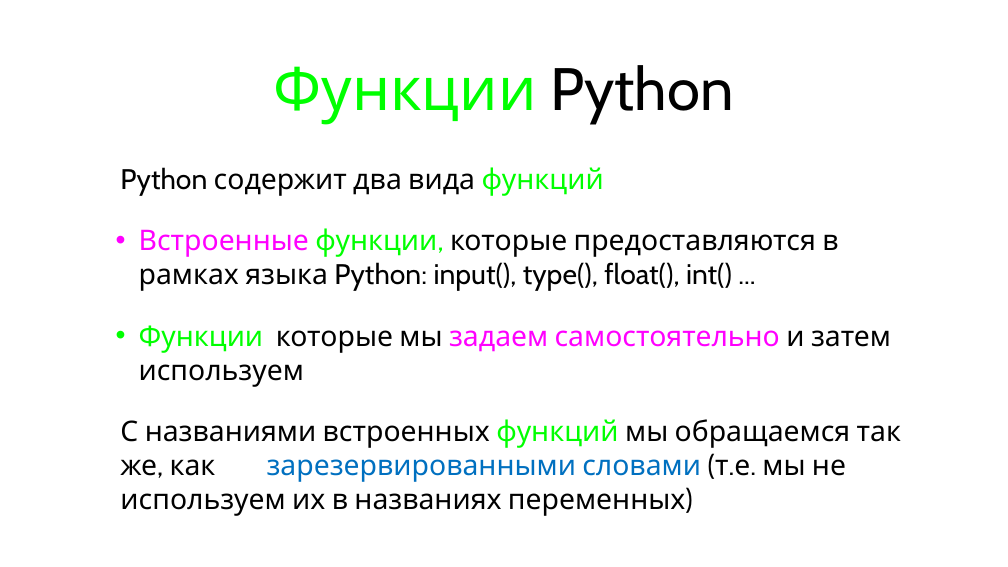
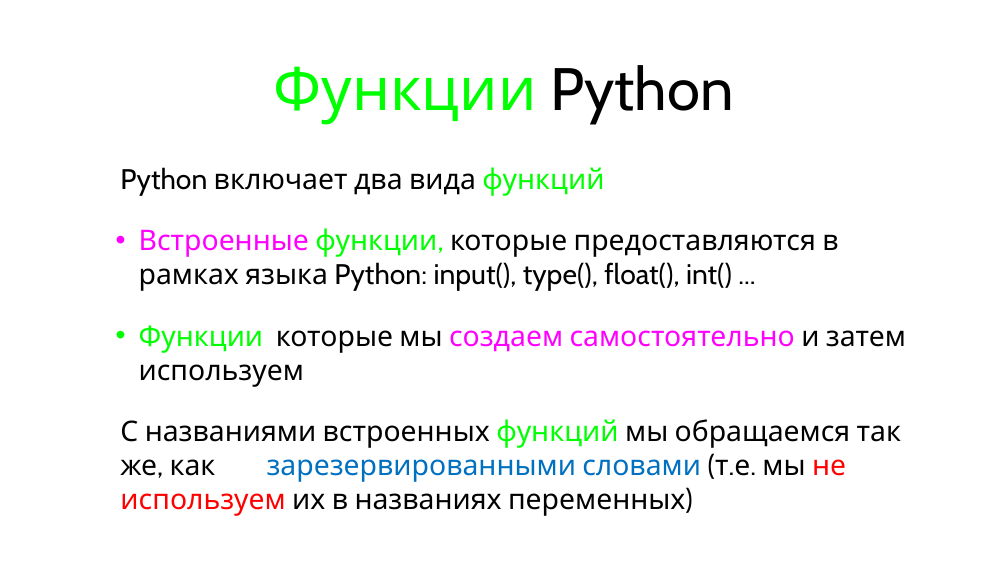
Before and after one commit to maxchv/LearnPython, a slide deck: slide 13 of week04/Functions.pptx (slide 7 before the commit). Drawn at 1008x567 pixels with LibreOffice and Linux fonts; fonts in the diff are those of the drawing. Boxes give left, top, right and bottom in pixels: in the first picture for what was removed or moved away, otherwise in the second. Text is boxed around its words. In the diff, an @@ line names an element or a change of style, - is before the commit and + after.

```diff
--- a/week04/Functions.pptx
+++ b/week04/Functions.pptx
@@ text at (x1=120, y1=167, x2=610, y2=196): text changed @@
-• Python содержит два вида функций.
+• Python включает два вида функций.
@@ text at (x1=139, y1=325, x2=906, y2=387): text changed @@
-  • Функции, которые мы задаем самостоятельно и затем используем
+  • Функции, которые мы создаем самостоятельно и затем используем
@@ text at (x1=120, y1=419, x2=901, y2=516): text colour #000000 to #FF0000 in "не используем" @@
```
Also in this commit, not shown: 18 other slides changed, 15 slides added, 2 slides removed.
